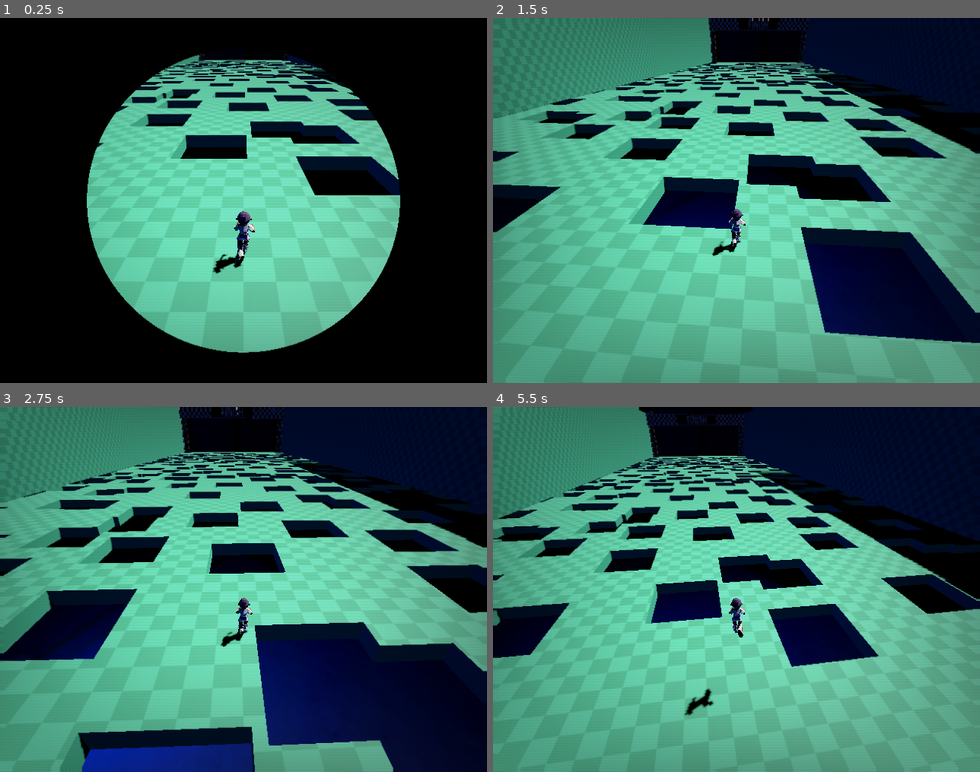
Above: before the commit, frames 1-4 (two rows, left to right).
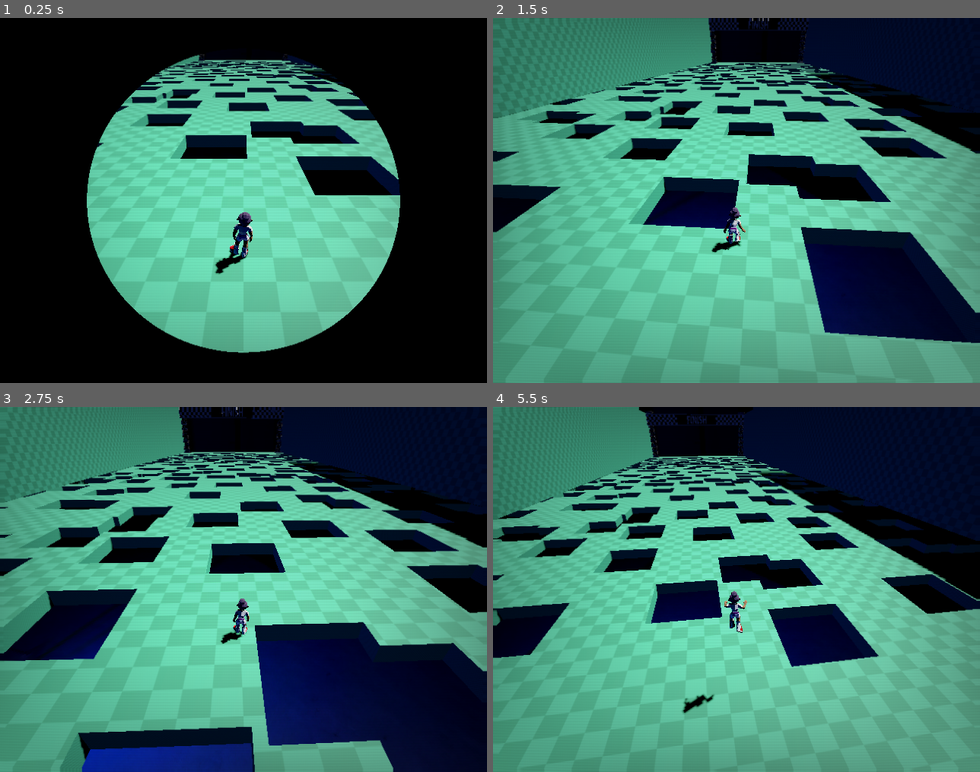
Above: after the commit, the same moments.

Repository: lognasmeow/Wonder
Game: Godot game, scene res://Maps/map_main.tscn
Same seed, same stepped clock (60 frames per second), same inputs: the game is played once before the commit and once after it.
Inputs (mouse positions are in pixels of both pictures, inside the frame that each line leads up to):
- Up to frame 1 (0.25 s): no input
- Up to frame 2 (1.5 s): move the mouse to (760, 200) at 0.52 s; hold W (up) from 0.53 s (still down); tap Space (jump) at 0.6, 0.77, 1.07, 1.35 s; move the mouse to (712, 200) at 1.27 s
- Up to frame 3 (2.75 s): keep holding W (up); tap Space (jump) at 1.52, 1.82, 2.1 s; move the mouse to (253, 582) at 2.02 s
- Up to frame 4 (5.5 s): keep holding W (up); move the mouse to (731, 596) at 2.77 s; tap Space (jump) at 2.85, 3.02, 3.32, 3.6, 3.77, 4.07, 4.35, 4.52, 4.82, 5.1 s; move the mouse to (775, 593) at 3.52 s; move the mouse to (697, 585) at 4.27 s; move the mouse to (741, 589) at 5.02 s

The runs differ from the first frame. In frame 1, 0.4% of the frame differs, in the area x 43-53%, y 52-71%; in frame 2, 0.3%; in frame 3, 0.3%; in frame 4, 0.5%, in the area x 38-53%, y 50-85%.

Commit message:
character animations

Diff:
--- a/Player/main_character_skin.tscn
+++ b/Player/main_character_skin.tscn
@@ -16,7 +16,7 @@
 fadein_time = 0.5
 
 [sub_resource type="AnimationNodeOneShot" id="AnimationNodeOneShot_ascv2"]
-fadein_time = 0.2
+fadein_time = 0.5
 
 [sub_resource type="AnimationNodeOneShot" id="AnimationNodeOneShot_7ymrp"]
 fadein_time = 0.2
@@ -35,7 +35,7 @@
 blend_point_1/pos = 1.0
 
 [sub_resource type="AnimationNodeBlendTree" id="AnimationNodeBlendTree_irs2p"]
-graph_offset = Vector2(-733.5875, -37.057007)
+graph_offset = Vector2(-801.6403, 21.139801)
 nodes/output/position = Vector2(680, 160)
 nodes/movement/node = SubResource("AnimationNodeBlendSpace1D_cxh4k")
 nodes/movement/position = Vector2(-520, 160)
@@ -57,53 +57,53 @@
 script = ExtResource("2_irs2p")
 
 [node name="metarig" parent="." index="0" unique_id=491198162]
-transform = Transform3D(1.6120209, 0.011945474, -0.018786352, -0.01202832, 1.6121145, -0.007049498, 0.018733414, 0.0071889902, 1.6120499, -0.0019095195, -0.07319506, 0.00044989958)
+transform = Transform3D(1.6053625, 0.14239515, 0.040520314, -0.14289354, 1.6057234, 0.01847815, -0.038726084, -0.02199155, 1.6115595, -0.11233672, -0.056209438, 0.045990203)
 
 [node name="Skeleton3D" parent="metarig" index="0" unique_id=1935197467]
-bones/1/rotation = Quaternion(-0.323641, 0.0046766624, 0.0042080563, 0.9461591)
-bones/2/rotation = Quaternion(-0.06195515, 0.005439563, -0.0009788316, 0.9980636)
-bones/3/rotation = Quaternion(0.017143054, 0.005659599, -0.0005470913, 0.9998369)
-bones/4/rotation = Quaternion(0.10132204, 0.004499785, -0.009375991, 0.99479944)
-bones/5/rotation = Quaternion(-0.13345724, 0.00460623, -0.009324165, 0.9910001)
-bones/6/rotation = Quaternion(-0.010488398, 0.005718655, -0.008686424, 0.999891)
-bones/8/rotation = Quaternion(-0.5792414, -0.34800783, -0.4906868, 0.55008775)
-bones/9/rotation = Quaternion(0.10782151, 0.82866544, -0.36706746, 0.40859473)
-bones/10/rotation = Quaternion(0.74844486, -0.2553998, -0.017514048, 0.61179626)
-bones/11/rotation = Quaternion(0.06574696, 0.04922405, 0.14296912, 0.98631346)
-bones/12/rotation = Quaternion(0.16457018, 0.9588118, 0.21689546, 0.08095074)
-bones/13/rotation = Quaternion(0.13838023, 0.13674302, 0.013629235, 0.98079896)
-bones/15/rotation = Quaternion(-0.03252183, 0.022189062, -0.07923063, 0.9960786)
-bones/18/rotation = Quaternion(0.54624176, 0.029915005, -0.12242548, 0.8280924)
-bones/19/rotation = Quaternion(0.5699866, -0.026397813, -0.07034612, 0.81821144)
-bones/20/rotation = Quaternion(0.5674174, 3.7233276e-09, -0.08868892, 0.8186402)
-bones/22/rotation = Quaternion(-0.5350367, 0.40667558, 0.51600945, 0.53111684)
-bones/23/rotation = Quaternion(-0.034732185, -0.7903558, 0.39775032, 0.46467853)
-bones/24/rotation = Quaternion(0.78097254, 0.25503108, 0.018275172, 0.5698308)
-bones/25/rotation = Quaternion(0.2045483, -0.088406645, -0.1333765, 0.96568894)
-bones/26/rotation = Quaternion(-0.17022854, 0.95333856, 0.23438317, -0.08504337)
-bones/27/rotation = Quaternion(0.15400058, -0.13500267, -0.005376999, 0.97878975)
-bones/29/rotation = Quaternion(0.023788897, -0.024458518, 0.08057736, 0.99616426)
-bones/32/rotation = Quaternion(0.5430638, -0.031300314, 0.108985916, 0.8320001)
-bones/33/rotation = Quaternion(0.571328, 0.026400011, 0.058455206, 0.81821173)
-bones/34/rotation = Quaternion(0.5691419, -2.2492686e-06, 0.07684741, 0.81864035)
+bones/1/rotation = Quaternion(-0.3334938, 0.0004726589, 0.02531257, 0.9424124)
+bones/2/rotation = Quaternion(-0.07205126, 0.0041468292, 0.051629957, 0.9960551)
+bones/3/rotation = Quaternion(0.007251254, 0.004886629, 0.051168706, 0.99865186)
+bones/4/rotation = Quaternion(0.115796424, -0.0022448555, -0.009306516, 0.9932268)
+bones/5/rotation = Quaternion(-0.11895183, -0.0021371967, -0.009375443, 0.99285346)
+bones/6/rotation = Quaternion(0.004369671, -0.0010557399, -0.009593127, 0.999944)
+bones/8/rotation = Quaternion(-0.51060706, -0.4220828, -0.48138136, 0.5739326)
+bones/9/rotation = Quaternion(-0.31518206, 0.6599759, -0.5537611, 0.39804608)
+bones/10/rotation = Quaternion(0.12486876, -0.18186857, -0.0029220579, 0.9753579)
+bones/11/rotation = Quaternion(-0.044423863, -0.16224389, -0.12820105, 0.9773782)
+bones/12/rotation = Quaternion(0.1596412, 0.96579266, 0.17729263, -0.101620086)
+bones/13/rotation = Quaternion(0.2367382, -0.009851258, 0.0041092616, 0.9715149)
+bones/15/rotation = Quaternion(0.021273574, 0.0026314016, 0.07657968, 0.9968331)
+bones/18/rotation = Quaternion(0.09744109, 0.062610805, -0.1014501, 0.98807544)
+bones/19/rotation = Quaternion(0.30078724, -0.033184092, -0.043325778, 0.9521286)
+bones/20/rotation = Quaternion(0.12112281, 9.934956e-05, -0.021036746, 0.9924146)
+bones/22/rotation = Quaternion(-0.54508924, 0.36659378, 0.43325835, 0.61706895)
+bones/23/rotation = Quaternion(-0.18890868, -0.68553627, 0.5191825, 0.47413412)
+bones/24/rotation = Quaternion(0.15203789, 0.18518563, 0.0035578916, 0.97086465)
+bones/25/rotation = Quaternion(-0.0894471, 0.018665092, 0.13344394, 0.9868351)
+bones/26/rotation = Quaternion(-0.15962248, 0.96580064, 0.17726216, 0.10162715)
+bones/27/rotation = Quaternion(0.23677628, 0.0098746745, -0.004108791, 0.97150534)
+bones/29/rotation = Quaternion(0.012847127, -0.0015748572, -0.08236045, 0.9965186)
+bones/32/rotation = Quaternion(0.09744158, -0.0626118, 0.101449944, 0.9880754)
+bones/33/rotation = Quaternion(0.30078718, 0.033186577, 0.043326166, 0.95212847)
+bones/34/rotation = Quaternion(0.15237519, 0.00017806955, 0.024471566, 0.9880197)
 bones/42/rotation = Quaternion(0.34822512, 0.82365286, 0.18411316, -0.40796763)
-bones/48/rotation = Quaternion(0.8034765, -0.06733316, -0.03117847, 0.5906942)
-bones/49/rotation = Quaternion(0.33595866, -0.042727824, -0.022492172, 0.9406382)
-bones/50/rotation = Quaternion(-0.72065836, 0.019056275, -0.03607036, 0.69208914)
-bones/51/rotation = Quaternion(1.1786483e-05, 0.99457514, -0.104021326, -0.00012885008)
-bones/54/rotation = Quaternion(1.1727447e-05, 0.99457514, -0.10402092, -0.0001283884)
-bones/55/rotation = Quaternion(1.7484947e-08, -6.07253e-08, 1.7501665e-07, 1)
-bones/57/rotation = Quaternion(0.9048244, 0.023448678, 0.055963166, 0.42143953)
-bones/58/rotation = Quaternion(0.80811083, 0.052001692, 0.06279609, 0.5833605)
-bones/59/rotation = Quaternion(-0.6725892, -0.018732352, 0.09011848, 0.73426944)
-bones/60/rotation = Quaternion(6.491545e-08, 0.9919631, -0.12652765, -2.92821e-06)
-bones/63/rotation = Quaternion(1.2945384e-07, -0.99196315, 0.12652728, 4.8056245e-07)
-bones/64/rotation = Quaternion(5.191879e-09, -3.9046095e-09, 2.0458645e-08, 1)
+bones/48/rotation = Quaternion(0.813719, 0.06636338, -0.14757256, 0.5582829)
+bones/49/rotation = Quaternion(0.3532522, -0.073137805, -0.045071315, 0.9315752)
+bones/50/rotation = Quaternion(-0.74778986, -0.09048119, 0.07207689, 0.6537802)
+bones/51/rotation = Quaternion(-7.575257e-08, 0.99502623, -0.09961319, 9.333639e-07)
+bones/54/rotation = Quaternion(-1.9217259e-07, 0.99502635, -0.09961281, 1.385808e-06)
+bones/55/rotation = Quaternion(-5.1488582e-09, -4.2043107e-09, 0.00072375947, 0.9999998)
+bones/57/rotation = Quaternion(0.8999778, 0.101692185, -0.0009749601, 0.42390773)
+bones/58/rotation = Quaternion(0.20421487, 0.038286317, -0.01564114, 0.97805214)
+bones/59/rotation = Quaternion(-0.76430243, -0.03002587, 0.052806363, 0.6419905)
+bones/60/rotation = Quaternion(1.3270726e-07, 0.9949303, -0.10056707, -2.922666e-06)
+bones/63/rotation = Quaternion(1.2858072e-07, -0.9949277, 0.10059247, 5.736947e-07)
+bones/64/rotation = Quaternion(-0.00058691215, 8.4725285e-09, 0.00015032053, 0.9999999)
 
 [node name="AnimationTree" type="AnimationTree" parent="." index="2" unique_id=919026755]
 tree_root = SubResource("AnimationNodeBlendTree_irs2p")
 anim_player = NodePath("../AnimationPlayer")
-parameters/movement/blend_position = 1.0
+parameters/movement/blend_position = -1.0
 parameters/jump/active = false
 parameters/jump/internal_active = false
 parameters/jump/request = 0
--- a/Player/player.gd
+++ b/Player/player.gd
@@ -4,7 +4,8 @@
 @onready var cameraPivot: Node3D = $CameraPivot
 @onready var camera: Camera3D = $CameraPivot/SpringArm3D/Camera3D
 @onready var mainCharacterSkin: Node3D = $mainCharacterSkin
-@onready var animationPlayer: AnimationPlayer = $mainCharacterSkin/AnimationPlayer
+@onready var animationTree: AnimationTree = $mainCharacterSkin/AnimationTree
+
 
 @export_group("Camera")
 @export_range(0.0, 1.0) var mouseSensitivity: float = 0.15
@@ -14,6 +15,8 @@
 const JUMP_VELOCITY = 15
 
 var speedMultiplier: float = 1.0
+var walkAnimationCurrentBlendPosition: float = -1.0
+var isJumping: bool = false
 
 signal enteredFallPlane
 signal enteredFinishLine
@@ -60,20 +63,35 @@
 		velocity += ((get_gravity() * 4) * Modifiers.gravityMultiplier) * delta
 
 func handleJump() -> void:
+	handleLand()
+
 	if Input.is_action_just_pressed("jump") and is_on_floor():
 		velocity.y = (JUMP_VELOCITY * Modifiers.jumpHeightMultiplier)
+		animationTree.set("parameters/jump/request", AnimationNodeOneShot.ONE_SHOT_REQUEST_FIRE)
+		isJumping = true
+
+func handleLand() -> void:
+	if (isJumping and !animationTree.get("parameters/jump/active")):
+		isJumping = false
+		animationTree.set("parameters/land/request", AnimationNodeOneShot.ONE_SHOT_REQUEST_FIRE)
 
 func handleMove() -> void:
 	var direction: Vector3 = getMovementDirection()
 
 	if direction:
+		walkAnimationCurrentBlendPosition += 0.1
+		walkAnimationCurrentBlendPosition = clamp(walkAnimationCurrentBlendPosition, -1.0, 1.0)
 		if (is_on_floor()):
+			animationTree.set("parameters/movement/blend_position", walkAnimationCurrentBlendPosition)
 			velocity.x = lerp(velocity.x, direction.x * (SPEED * speedMultiplier), Modifiers.floorIciness)
 			velocity.z = lerp(velocity.z, direction.z * (SPEED * speedMultiplier), Modifiers.floorIciness)
 	else:
+		walkAnimationCurrentBlendPosition -= 0.1
+		walkAnimationCurrentBlendPosition = clamp(walkAnimationCurrentBlendPosition, -1.0, 1.0)
 		if (is_on_floor()):
 			velocity.x = lerp(velocity.x, move_toward(velocity.x, 0, (SPEED * speedMultiplier)), Modifiers.floorIciness)
 			velocity.z = lerp(velocity.z, move_toward(velocity.z, 0, (SPEED * speedMultiplier)), Modifiers.floorIciness)
+		animationTree.set("parameters/movement/blend_position", walkAnimationCurrentBlendPosition)
 
 func getMovementDirection() -> Vector3:
 	var input_dir = Input.get_vector("left", "right", "up", "down") \
